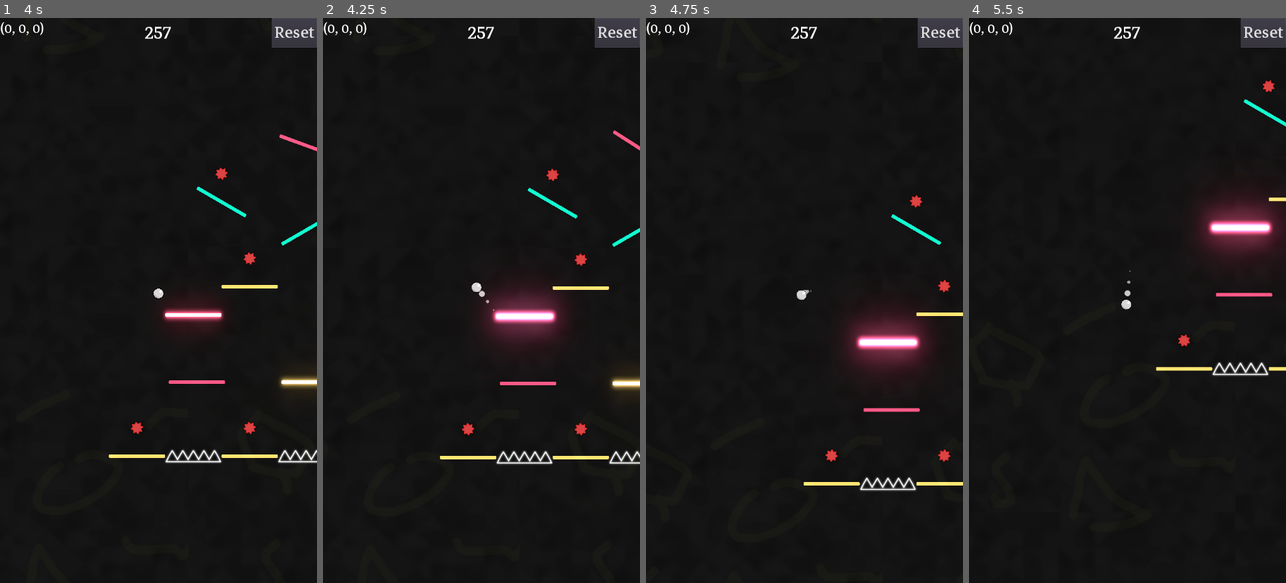
Above: before the commit, frames 1-4 (left to right).
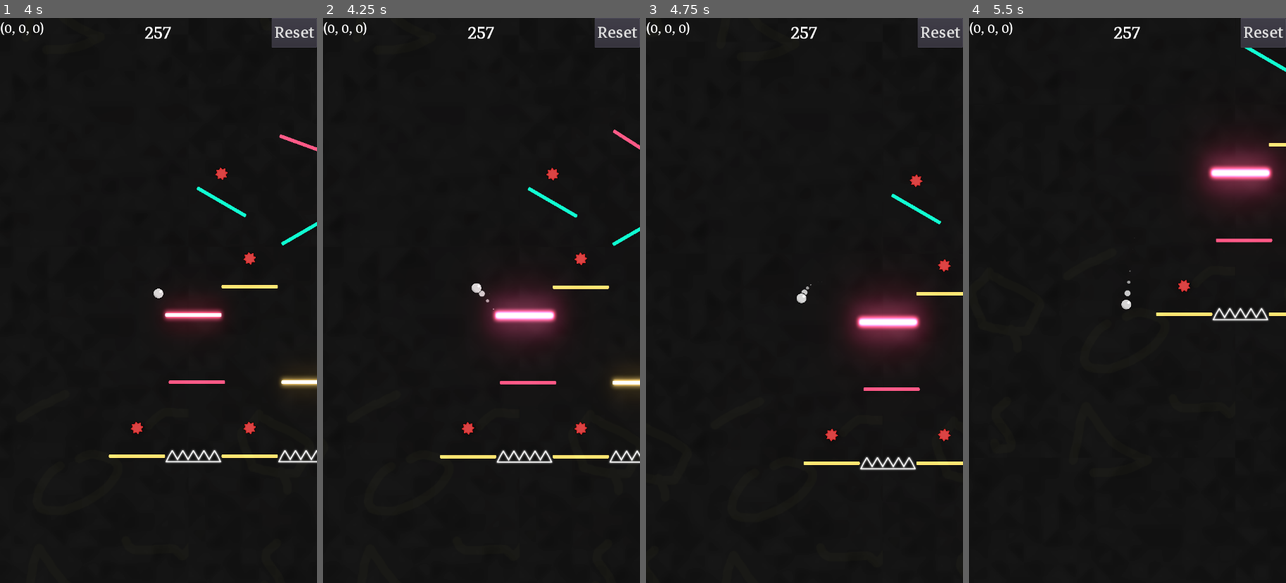
Above: after the commit, the same moments.

Repository: dolorismachina/Pivot
Game: Godot game, scene res://Scenes/Main/Main.tscn
Two runs of this game, one before a commit and one after it. Both use one fixed random seed, a clock stepped at 60 frames per second and the inputs below. The engine's default icon, where the game draws it, is replaced by a stand-in: a white triangle on a blue panel in a dark square.
Inputs (mouse positions are in pixels of both pictures, inside the frame that each line leads up to):
- Up to frame 1 (4 s): move the mouse to (228, 272) at 0.52 s; hold Right (ui_right) 0.53-1.28 s; hold Space (space) 0.53-1.28 s; click (228, 272) at 0.67 s; move the mouse to (95, 328) at 1.27 s; hold Left (ui_left) 1.28-2.03 s; tap Space (space) at 1.35, 2.85 s; move the mouse to (190, 176) at 2.02 s; hold Space (space) 2.03-2.78 s; hold Right (ui_right) 2.03-3.53 s; move the mouse to (142, 413) at 2.77 s; click (142, 413) at 2.92 s; move the mouse to (253, 385) at 3.52 s; hold Left (ui_left) from 3.53 s (still down); hold Space (space) from 3.53 s (still down)
- Up to frame 2 (4.25 s): keep holding Left (ui_left); keep holding Space (space)
- Up to frame 3 (4.75 s): keep holding Left (ui_left); move the mouse to (709, 215) at 4.27 s; release Space (space) at 4.28 s; tap Space (space) at 4.35 s
- Up to frame 4 (5.5 s): keep holding Left (ui_left); move the mouse to (1143, 300) at 5.02 s; hold Space (space) from 5.03 s (still down); click (1143, 300) at 5.17 s

Frame 1 is identical in both runs. In frame 2, 1.2% of the frame differs, in the area x 36-100%, y 19-79%; in frame 3, 4.7%; in frame 4, 5.8%, in the area x 58-100%, y 5-64%.
Error in both runs: Invalid get index 'Direction' (on base: 'null instance'). (res://Scenes/Main/Main.gd:33)

Commit message:
Adjust gravity

Diff:
--- a/Scenes/Player/Player.gd
+++ b/Scenes/Player/Player.gd
@@ -11,7 +11,7 @@
 export (float) var horizontal_damping = 0.985
 
 var velocity = Vector2(0, 0)
-var initial_gravity = Vector2(0, 800)
+var initial_gravity = Vector2(0, 1050)
 var gravity = Vector2(0, 0)
 var next_block : Block
 var last_block : Block
